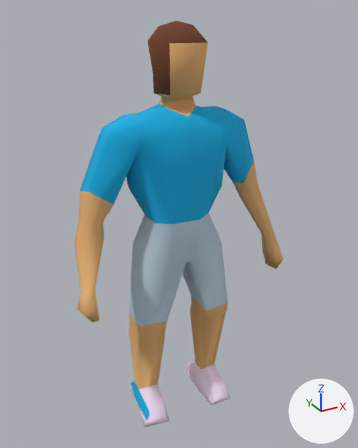
A saved change to the Blender file blender/player.blend.
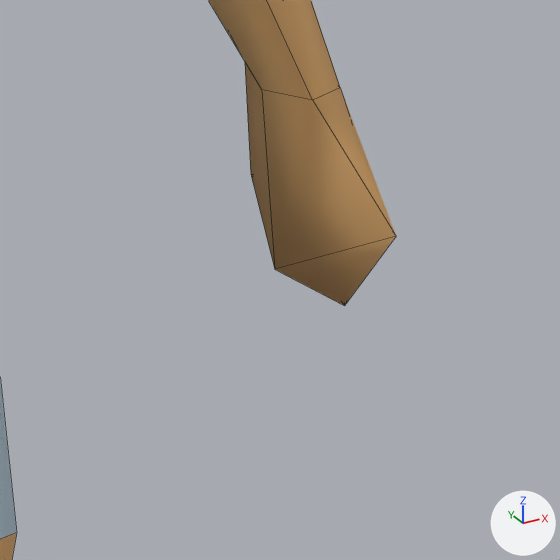
The first picture shows the older version from a 50 mm camera at (-0.917, -1.68, 1.68) aimed at (-0.007, -0.025, 0.853). The close-ups show both versions on the part from 63% to 86% of the width and 50% to 68% of the height of that picture; other places that the commit changed are outside them. The lights are fixed; the arrows at lower right show +X, +Y and +Z. The close-ups show mesh edges as thin lines.
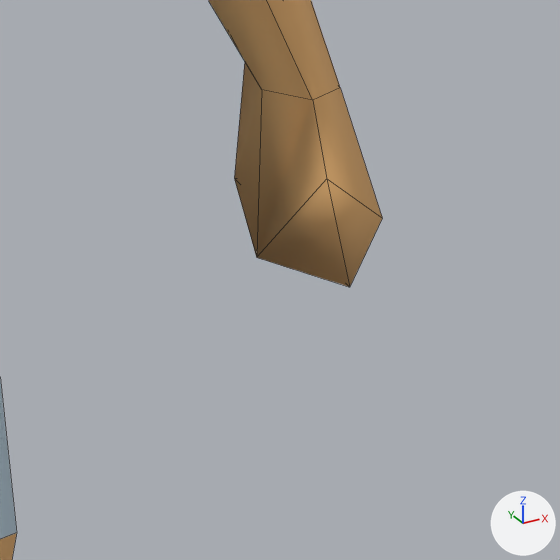
Pixel boxes (x1, y1, x2, y2) of what changed, in the close-ups (560 x 560 px; the box of a moved part takes in the faces that stretch with it):
```json
{"object": "Plane", "change": "reshaped", "before": [0, 0, 396, 560], "after": [0, 0, 382, 560]}
{"part": 1, "of": "me_plane", "change": "moved or reshaped", "before": [245, 62, 396, 306], "after": [234, 62, 382, 287]}
```

Edits to the scene script, one JSON object a line:
```json
{"block": "me_plane", "where": "me_plane.from_pydata(...)  # 238 vertices, 243 faces; spans x -0.13..0.21, y -0.48..0.44, z -0.03..1.63"}
{"block": "me_plane", "where": "# used by ob_plane; location = (0.0, 0.0, 0.0); rotation_euler = (0.0, 0.0, -1.613), in degrees (0, 0, -92)"}
{"block": "me_plane", "where": "# verts and faces of me_plane; kept vertices keep their numbers, new ones are numbered from 238"}
{"block": "me_plane", "where": "# before: 147 (0.05, 0.41, 0.65) at pixel (250, 174), 150 (0.21, 0.41, 0.68) at pixel (396, 236), 151 (0.11, 0.39, 0.61) at pixel (274, 269), 152 (0.16, 0.41, 0.6) at pixel (344, 305)"}
{"block": "me_plane", "change": "me_plane part 1"}
{"op": "add", "block": "me_plane", "code": "verts[147] = (0.06, 0.39, 0.66)  # moved, pixel (234, 178)"}
{"op": "add", "block": "me_plane", "code": "verts[150] = (0.16, 0.39, 0.7)  # moved, pixel (326, 178)"}
{"op": "add", "block": "me_plane", "code": "verts[151] = (0.09, 0.39, 0.61)  # moved, pixel (256, 257)"}
{"op": "add", "block": "me_plane", "code": "verts[152] = (0.15, 0.42, 0.61)  # moved, pixel (349, 287)"}
```
